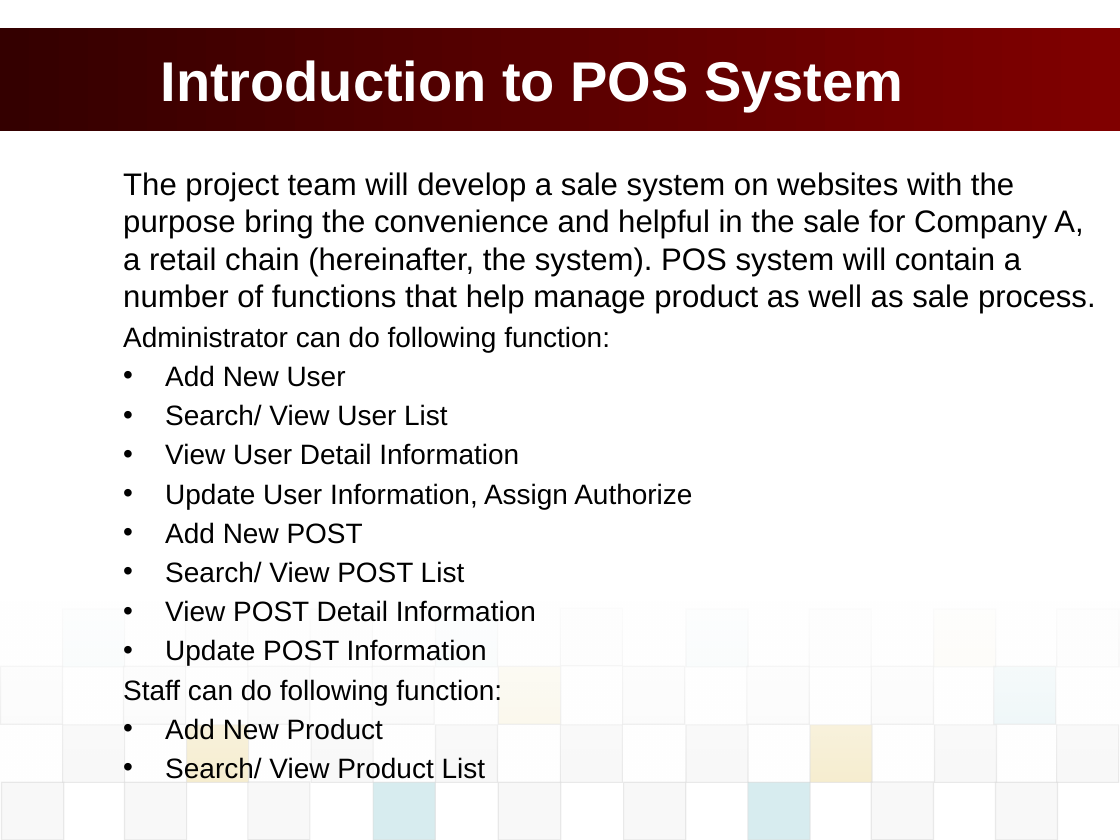
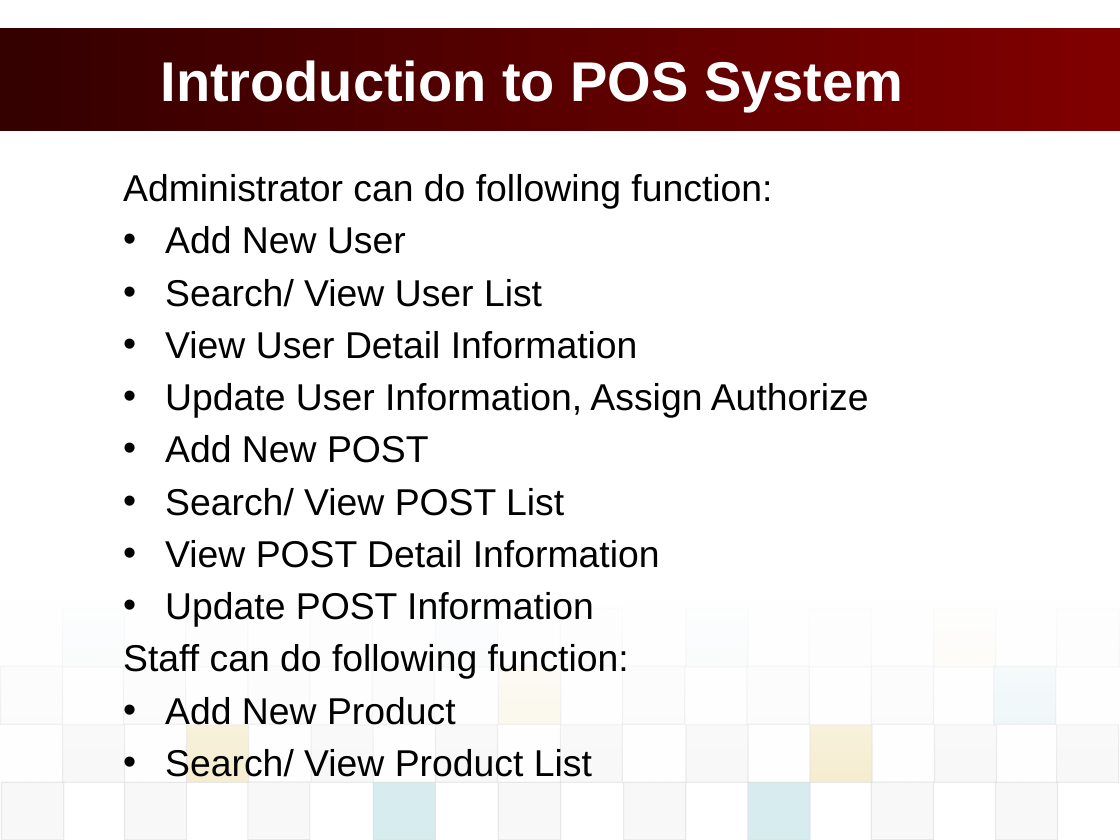
Before and after one commit to vucongthuc/hit-team-2012, a slide deck: slide 3 of Architect and Design/Final Project/K15T2_Team2_FinalProject/POS_Presentation/POS_PresentationSlide.pptx. Drawn at 1120x840 pixels with LibreOffice and Linux fonts; fonts in the diff are those of the drawing; background and template pictures are left out. Boxes give left, top, right and bottom in pixels: in the first picture for what was removed or moved away, otherwise in the second. Text is boxed around its words. In the diff, an @@ line names an element or a change of style, - is before the commit and + after.

```diff
--- a/Architect and Design/Final Project/K15T2_Team2_FinalProject/POS_Presentation/POS_PresentationSlide.pptx
+++ b/Architect and Design/Final Project/K15T2_Team2_FinalProject/POS_Presentation/POS_PresentationSlide.pptx
@@ text "Administrator can do following function:" at bbox=[123, 174, 869, 725]: size 18 to 24 pt; more space between paragraphs @@
@@ text at bbox=[123, 172, 1096, 313]: paragraph removed @@
-The project team will develop a sale system on websites with the purpose bring the convenience and helpful in the sale for Company A, a retail chain (hereinafter, the system). POS system will contain a number of functions that help manage product as well as sale process.
```
Also in this commit, not shown: 2 other slides changed.
